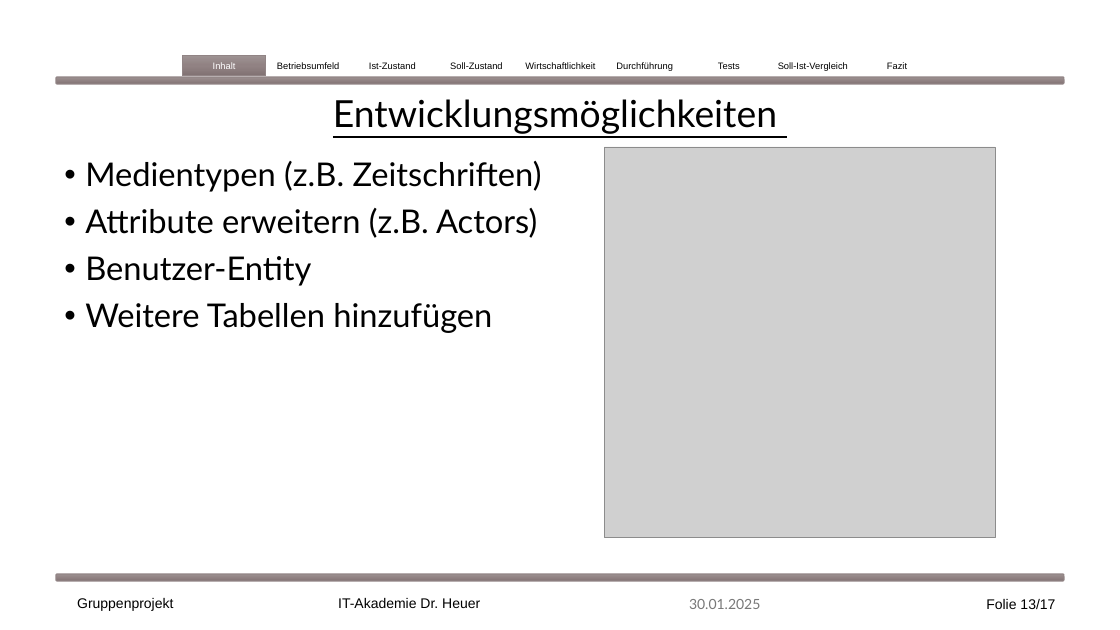
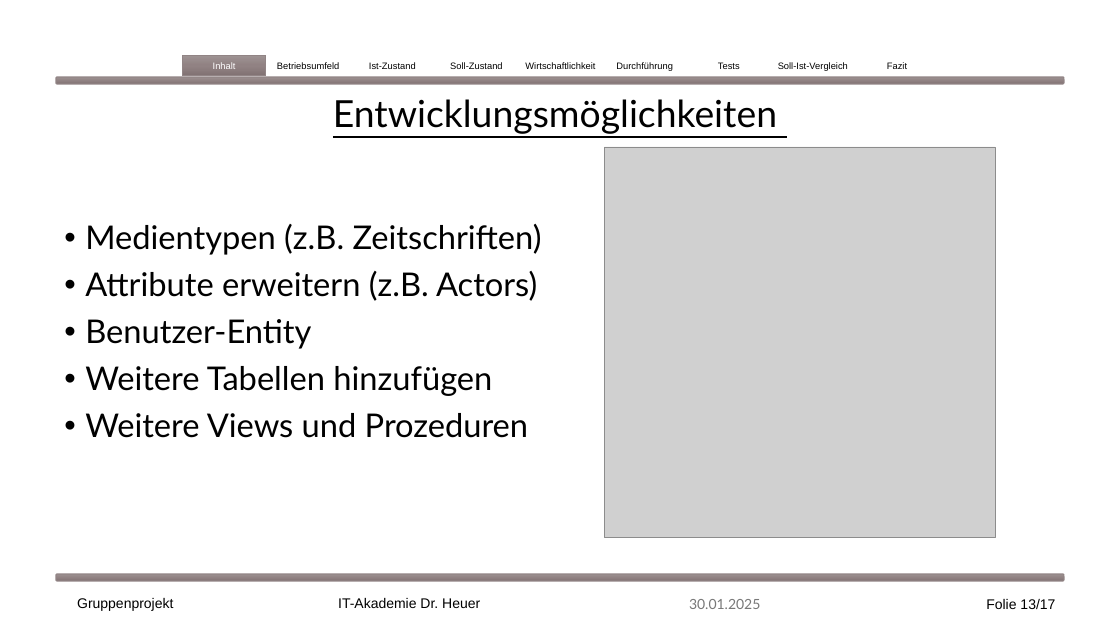
Before and after one commit to EkaterinaShmeleva/MediaManagementSystem, a slide deck: slide 13 of Medienverwaltungsdatenbank Gruppe1.pptx. Drawn at 1120x630 pixels with LibreOffice and Linux fonts; fonts in the diff are those of the drawing; grey boxes stand for pictures. Boxes give left, top, right and bottom in pixels: in the first picture for what was removed or moved away, otherwise in the second. Text is boxed around its words. In the diff, an @@ line names an element or a change of style, - is before the commit and + after.

Commit message:
Folien Sichten, Prozeduren
Folien Sichten, Prozeduren geändert, Entwicklungsmöglichkeiten ergänzt

```diff
--- a/Medienverwaltungsdatenbank Gruppe1.pptx
+++ b/Medienverwaltungsdatenbank Gruppe1.pptx
@@ text "Medientypen (z.B. Zeitschriften)": place and size @@
-text "Medientypen (z.B. Zeitschriften)" at box(85, 161, 542, 333)
+text "Medientypen (z.B. Zeitschriften)" at box(85, 224, 542, 438)
@@ text at box(85, 413, 528, 438): paragraph added @@
+• Weitere Views und Prozeduren
```
Also in this commit, not shown: 4 other slides changed, 1 other file.
